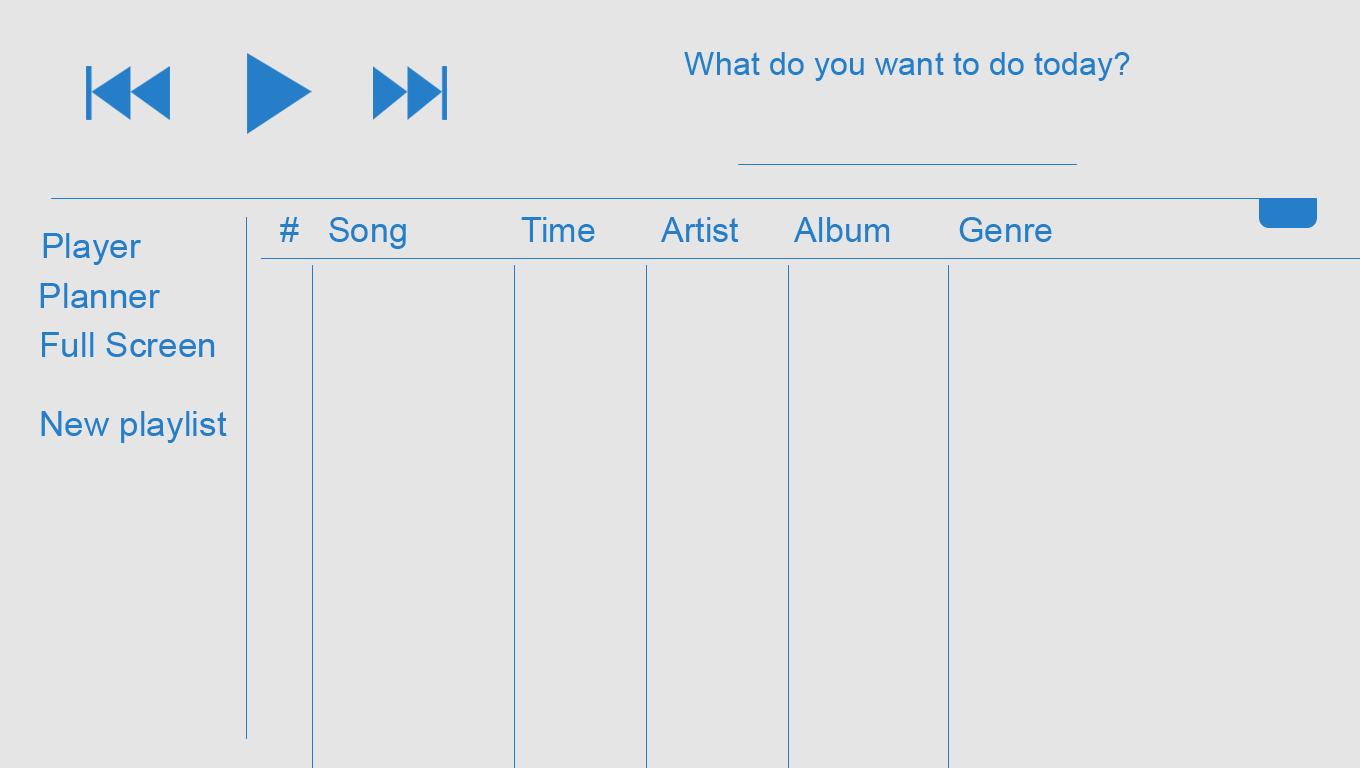
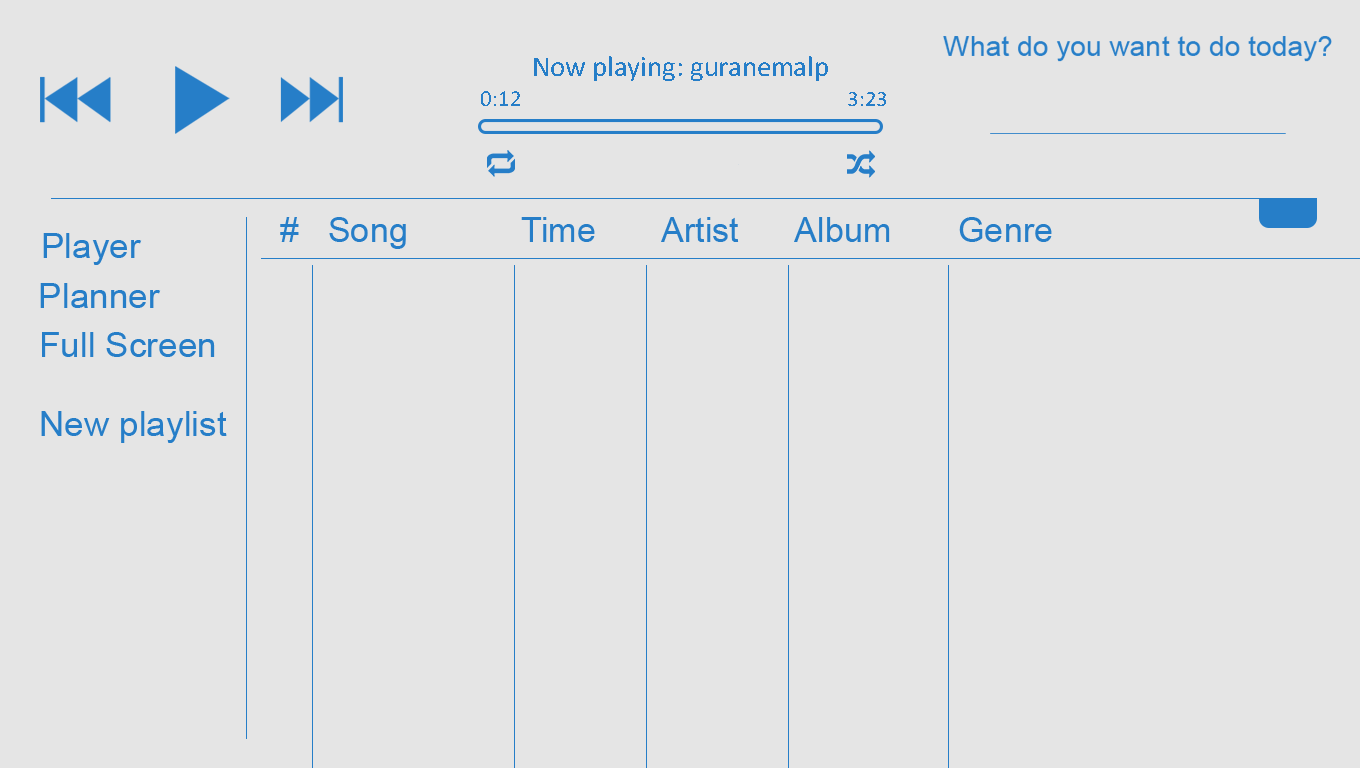
Layers edited between the first and the second 1360×768 image:
added layer "intrebare" above "bara" over [943, 36, 1332, 134]
added layer "bara" above "Control buttons" over [478, 119, 883, 134]
added layer "Control buttons" above "3:23" over [40, 66, 343, 134]
added layer "3:23" above "0:12" over [848, 92, 886, 106]
added layer "0:12" above "Shuffle" over [481, 91, 520, 106]
added layer "Shuffle" above "Replay" over [847, 150, 875, 178]
added layer "Replay" above "Now playing: guranemalp" over [487, 150, 515, 177]
added layer "Now playing: guranemalp" above "all" over [534, 56, 828, 81]
painted on "all" over [86, 52, 1130, 165]
